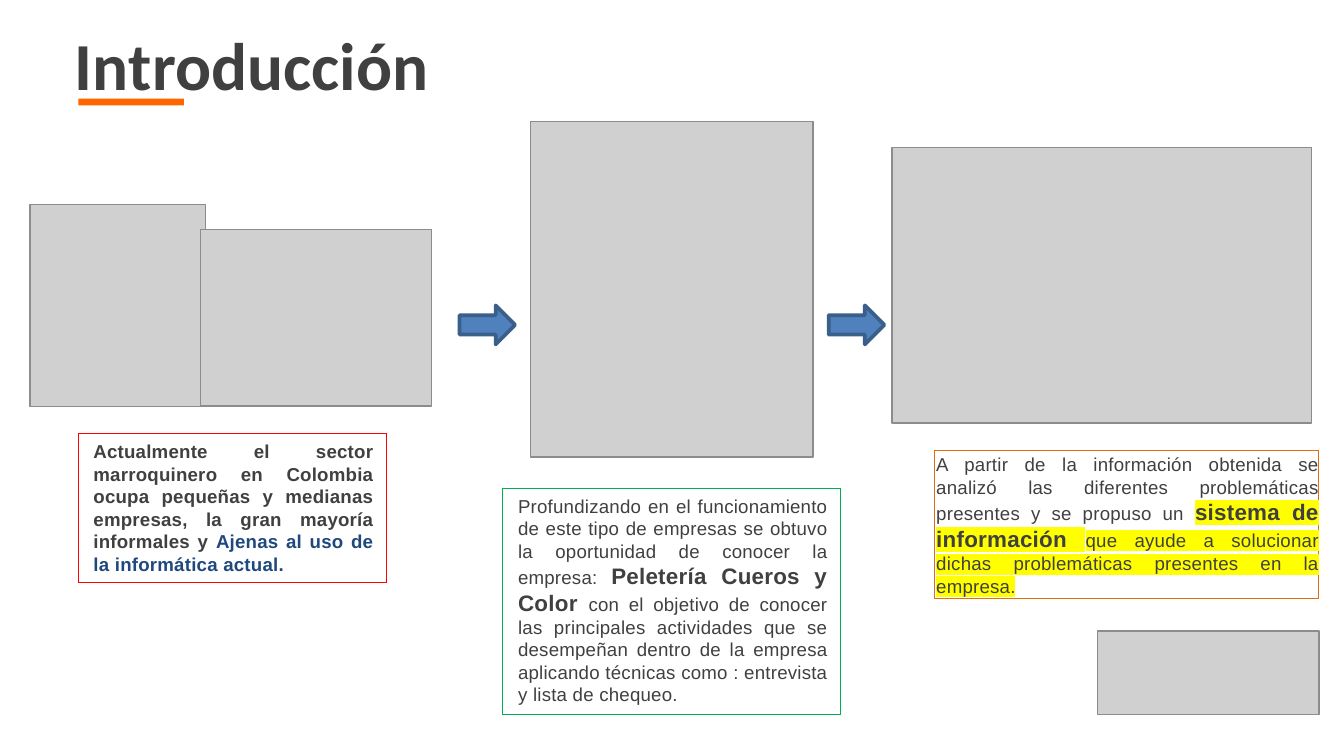
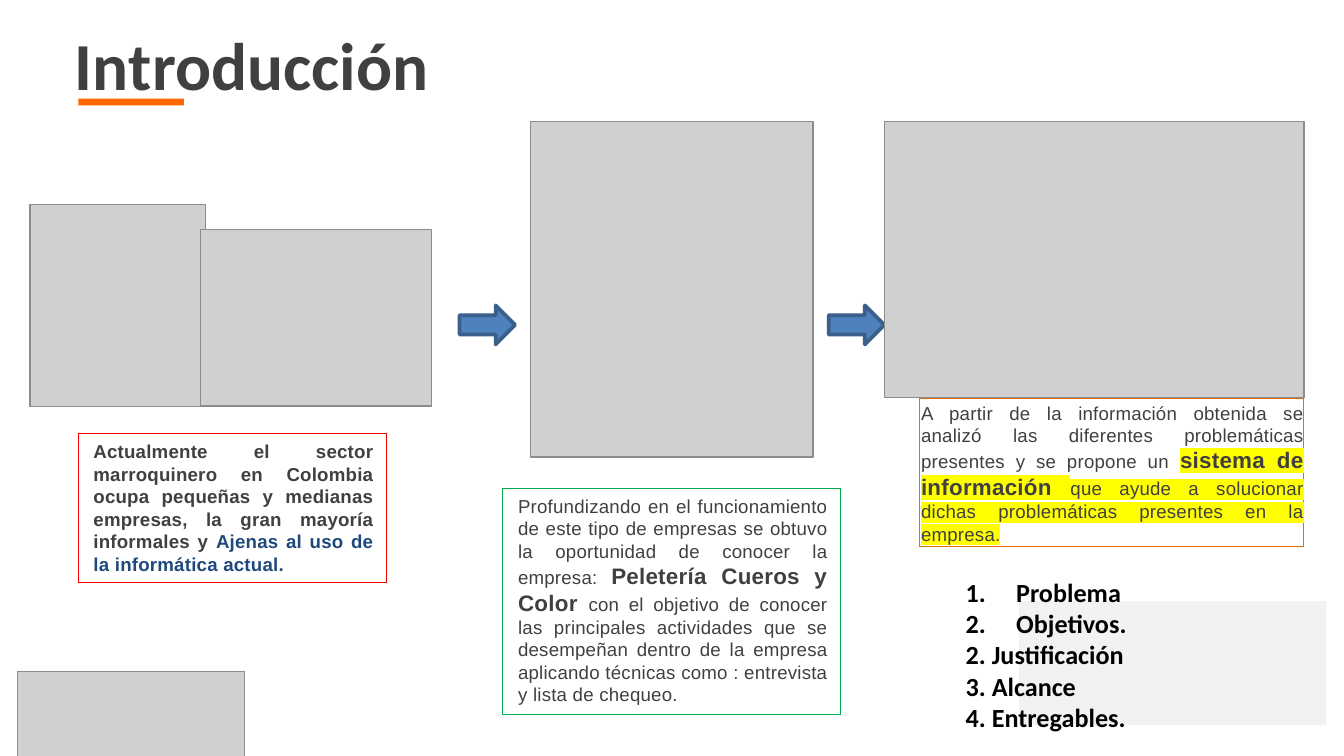
Before and after one commit to kamor31232/Proyecto_adsi, a slide deck: slide 3 of App/app_documentacion/1er_trimestre/1_proyecto/1_1_1_presentacion_proyecto.pptx. Drawn at 1344x756 pixels with LibreOffice and Linux fonts; fonts in the diff are those of the drawing; grey boxes stand for pictures; background and template pictures are left out. Boxes give left, top, right and bottom in pixels: in the first picture for what was removed or moved away, otherwise in the second. Text is boxed around its words. In the diff, an @@ line names an element or a change of style, - is before the commit and + after.

```diff
--- a/App/app_documentacion/1er_trimestre/1_proyecto/1_1_1_presentacion_proyecto.pptx
+++ b/App/app_documentacion/1er_trimestre/1_proyecto/1_1_1_presentacion_proyecto.pptx
@@ picture: place and size @@
-picture at [892, 148, 1312, 423]
+picture at [884, 122, 1304, 398]
@@ rectangle "A partir de la información ...": place and size @@
-rectangle "A partir de la información ..." at [934, 450, 1318, 598]
+rectangle "A partir de la información ..." at [919, 399, 1304, 547]
@@ text in rectangle at [921, 406, 1303, 545]: text changed @@
-A partir de la información obtenida se analizó las diferentes problemáticas presentes y se propuso un sistema de información que ayude a solucionar dichas problemáticas presentes en la empresa.
+A partir de la información obtenida se analizó las diferentes problemáticas presentes y se propone un sistema de información que ayude a solucionar dichas problemáticas presentes en la empresa.
@@ text added at [966, 583, 1126, 732], 14 pt, text #000000, bold @@
+1. Problema
+2. Objetivos.
+2. Justificación
+3. Alcance
+4. Entregables.
@@ rectangle added at [1019, 601, 1327, 724], fill #F2F2F2 @@
@@ picture: place and size @@
-picture at [1098, 630, 1320, 714]
+picture at [17, 672, 245, 756]
```
Also in this commit, not shown: 10 other slides changed, 1 slide added, 1 other file.
